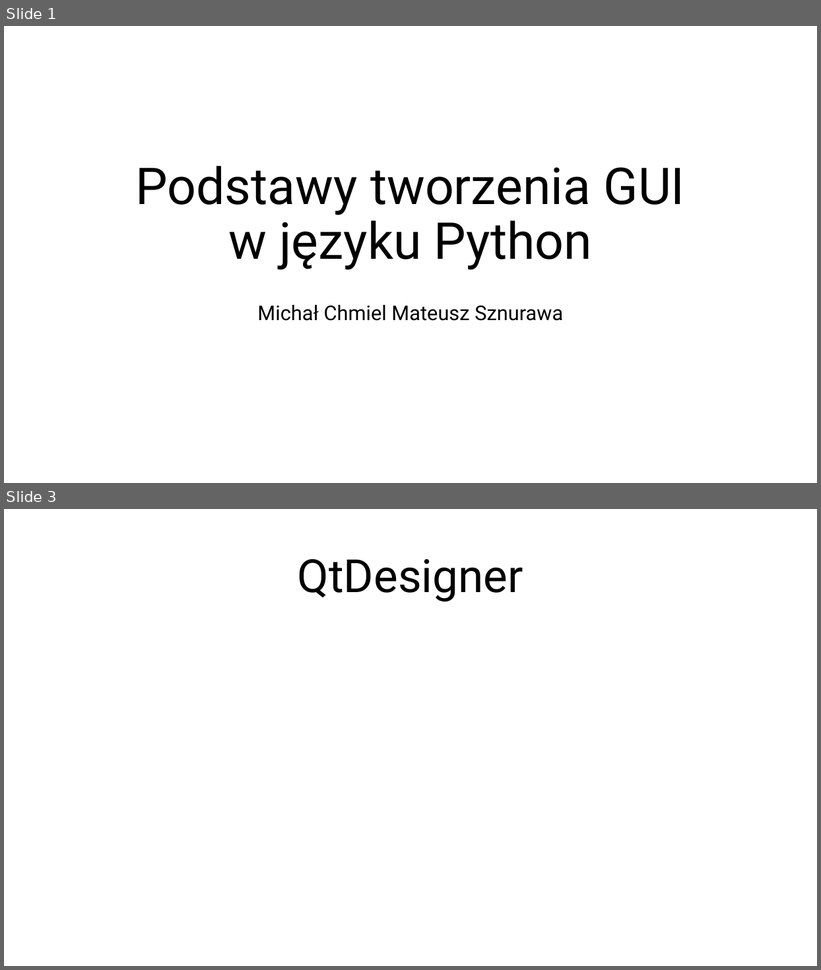
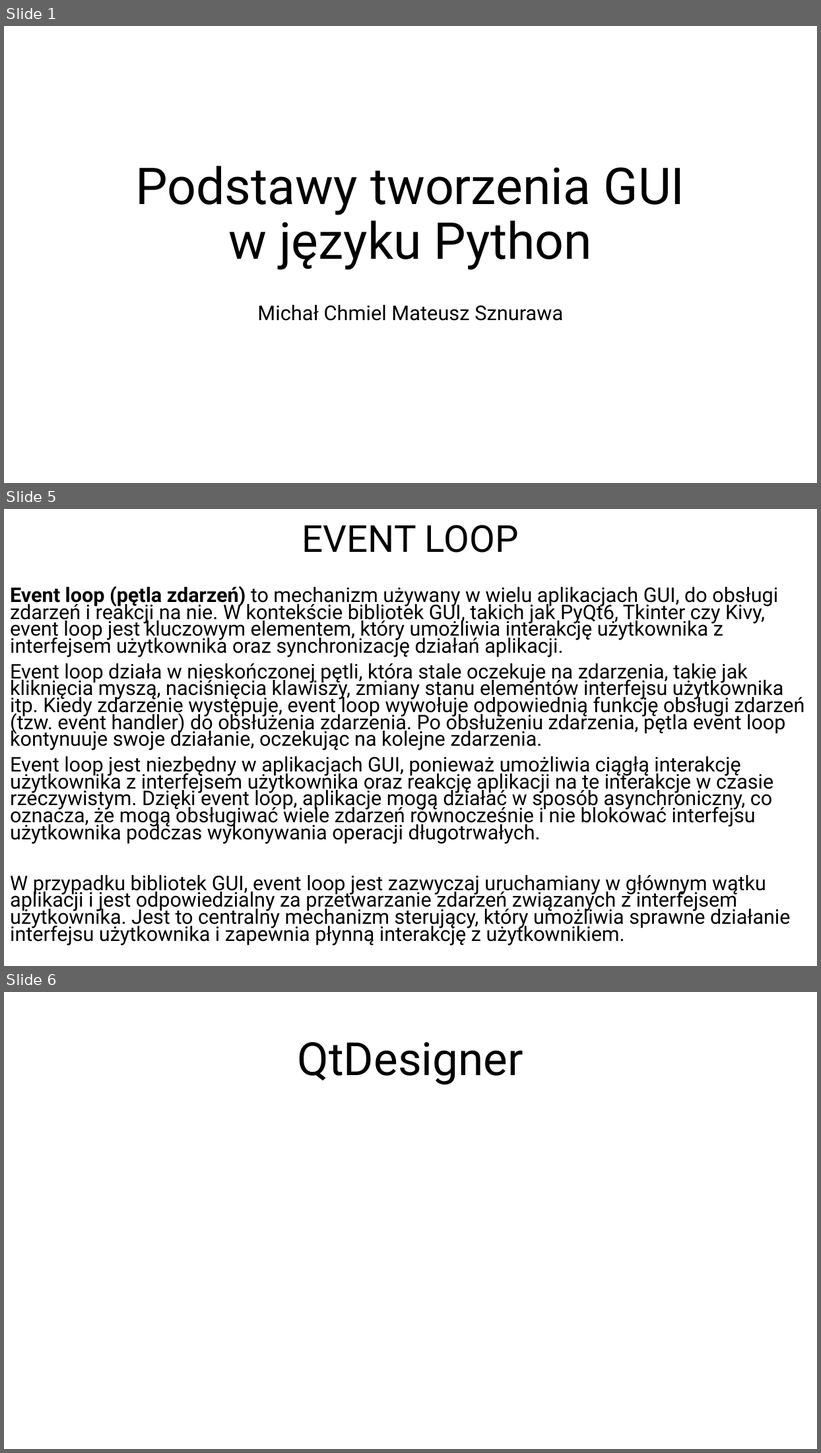
Before and after one commit to Spren3/jpwp, a slide deck: jpwp.pptx. Shown one above the other, each under a label of ours: slides 1 and 3 before the commit, slides 1, 5 and 6 after it; the slides between them are not shown. The pictures are 821x970 and 821x1453 pixels, drawn with LibreOffice and Linux fonts; fonts in the diff are those of the drawing. Boxes give left, top, right and bottom in pixels: in the first picture for what was removed or moved away, otherwise in the second. Text is boxed around its words. In the diff, an @@ line names an element or a change of style, - is before the commit and + after.

```diff
--- a/jpwp.pptx
+++ b/jpwp.pptx
@@ slide 5 added at [4,509,817,966], background #FFFFFF @@
@@ title added at [302,525,519,553], 44 pt, text #000000 @@
+EVENT LOOP
@@ text added at [10,586,805,946], 23.8 pt, text #000000 @@
+Event loop (pętla zdarzeń) to mechanizm używany w wielu aplikacjach GUI, do obsługi zdarzeń i reakcji na nie. W kontekście bibliotek GUI, takich jak PyQt6, Tkinter czy Kivy, event loop jest kluczowym elementem, który umożliwia interakcję użytkownika z interfejsem użytkownika oraz synchronizację działań aplikacji.
+Event loop działa w nieskończonej pętli, która stale oczekuje na zdarzenia, takie jak kliknięcia myszą, naciśnięcia klawiszy, zmiany stanu elementów interfejsu użytkownika itp. Kiedy zdarzenie występuje, event loop wywołuje odpowiednią funkcję obsługi zdarzeń (tzw. event handler) do obsłużenia zdarzenia. Po obsłużeniu zdarzenia, pętla event loop kontynuuje swoje działanie, oczekując na kolejne zdarzenia.
+Event loop jest niezbędny w aplikacjach GUI, ponieważ umożliwia ciągłą interakcję użytkownika z interfejsem użytkownika oraz reakcję aplikacji na te interakcje w czasie rzeczywistym. Dzięki event loop, aplikacje mogą działać w sposób asynchroniczny, co oznacza, że mogą obsługiwać wiele zdarzeń równocześnie i nie blokować interfejsu użytkownika podczas wykonywania operacji długotrwałych.
+W przypadku bibliotek GUI, event loop jest zazwyczaj uruchamiany w głównym wątku aplikacji i jest odpowiedzialny za przetwarzanie zdarzeń związanych z interfejsem użytkownika. Jest to centralny mechanizm sterujący, który umożliwia sprawne działanie interfejsu użytkownika i zapewnia płynną interakcję z użytkownikiem.
@@ what was slide 3 is now slide 6 @@
```
Also in this commit, not shown: 2 slides changed, 2 other slides added.
